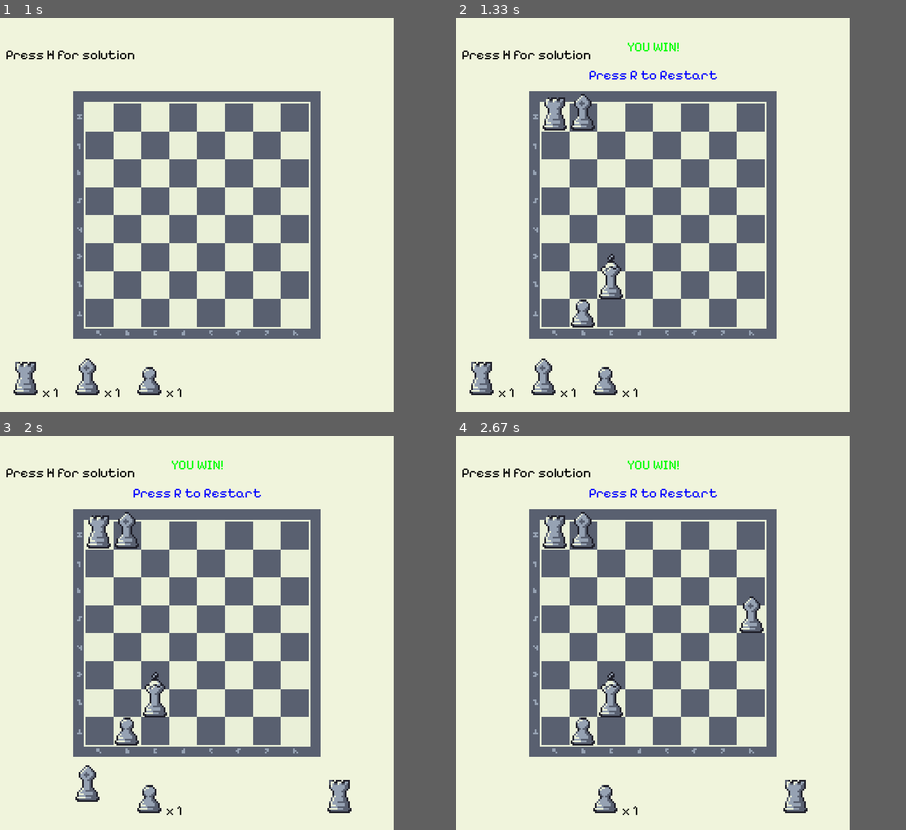
Above: before the commit, frames 1-4 (two rows, left to right).
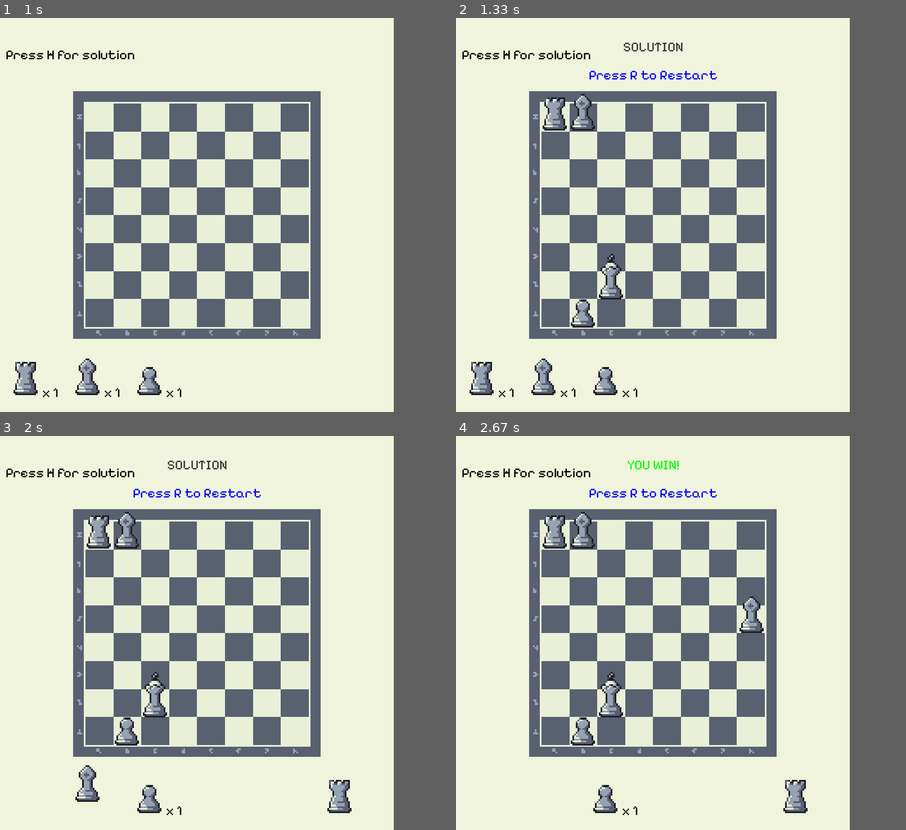
Above: after the commit, the same moments.

Repository: mihiniboteju/catch-the-king
Game: pygame game, started from Front/game_menu.py
Two runs of this game, one before a commit and one after it. Both use one fixed random seed, a clock stepped at 60 frames per second and the inputs below.
Inputs (mouse positions are in pixels of both pictures, inside the frame that each line leads up to):
- Up to frame 1 (1 s): press the mouse at (225, 309) at 0.37 s; move the mouse to (234, 270) at 0.47 s; release the mouse at (243, 226) at 0.6 s; press the mouse at (225, 309) at 0.7 s; move the mouse to (153, 274) at 0.8 s; release the mouse at (81, 234) at 0.93 s
- Up to frame 2 (1.33 s): hold H from 1 s (still down)
- Up to frame 3 (2 s): release H at 1.53 s; press the mouse at (27, 786) at 1.6 s; move the mouse to (180, 731) at 1.7 s; release the mouse at (337, 680) at 1.83 s; press the mouse at (85, 786) at 1.93 s
- Up to frame 4 (2.67 s): move the mouse to (645, 699) at 2.03 s; release the mouse at (748, 613) at 2.17 s; click (735, 514) at 2.28 s; press the mouse at (793, 786) at 2.6 s

Frame 1 is identical in both runs. In frame 2, 0.2% of the frame differs, in the area x 37-51%, y 6-9%; in frame 3, 0.2%; in frame 4, nothing differs.

Commit message:
donedone

Diff:
--- a/Back/checkmate.py
+++ b/Back/checkmate.py
@@ -1,9 +1,7 @@
 from collections import deque
 
 def checkmate(board_str):
-    # =============================
     # Parse board
-    # =============================
     board = []
     for row in board_str.strip().split("\n"):
         if " " in row:
@@ -28,16 +26,11 @@
 
     yk, xk = king_pos
 
-    # =============================
     # Pawn attack rule
-    # =============================
     def pawn_attacks(yk, xk, py, px):
-    # Pawns attack from one row BELOW the king
         return (py == yk + 1 and (px == xk - 1 or px == xk + 1))
 
-    # =============================
     # BFS layer by layer
-    # =============================
     def is_king_in_check():
         visited = set()
         queue = deque([(yk, xk, 0)])  # (y, x, distance)
--- a/Back/chessgame.py
+++ b/Back/chessgame.py
@@ -55,39 +55,6 @@
             except:
                 print("Please Enter a valid choice")
 
-# def find_solution(game_state, king_pos):
-#     offer_help = input("Do you want to see a possible solution to catch the King? (y/n): ").strip().lower()
-#     if offer_help == 'y':
-#         current_board = [row[:] for row in game_state.board]
-#         remaining = game_state.remaining_pieces.copy()
-#         solution = find_remaining_solution(current_board, remaining, king_pos)
-#         if not solution:
-#             print("No possible solution found with the remaining pieces.")
-
-
-# def solution_analysis(game_state, king_pos,game_won=False):
-#     if game_won:
-#         print("Congratulations on catching the King! You win!!!")
-#     else:
-#         print("Game Over!!! Best of luck next time!")
-#     while True:
-#         try:
-#             findcom_sol = input("\nDo you want to see the complete solution?(y/n)").strip().lower()
-#             if findcom_sol == 'y':
-#                 print("\n=== Complete Solution ===")
-#                 solution = find_complete_solution(king_pos, game_state.remaining_pieces, game_state.size)
-#                 if solution:
-#                     print(f"Total solution Move: {len(solution)}")
-#                 else:
-#                     print("No soulution found!!!")
-#             elif findcom_sol == 'n':
-#                 print("Thank You for Playing!!!")
-#             else:
-#                 print("Please Enter y or n")
-#         except:
-#             print("Please Enter a valid choice")
-#         break
-
 def chessgame():
     print("==== Let's Play Chess Game (Catch The King If You Can!!!) ====")
 
@@ -138,13 +105,6 @@
     while any(count > 0 for count in game_state.remaining_pieces.values()):
         print(f"\nRemaining pieces: {game_state.remaining_pieces}")
 
-        # Check if player can still win before asking for piece input
-        # can_continue = check_win_possibility(game_state, king_pos)
-        # if not can_continue:
-        #     # Player chose to see that they can't win, but let them continue if they want
-        #     continue_anyway = input("\nDo you want to continue playing anyway? (y/n): ").strip().lower()
-        #     if continue_anyway != 'y':
-        #         break
         while True:
             piece = input("Choose a piece to place (Q/R/B/P): ").upper().strip()
             if piece in game_state.remaining_pieces:
@@ -171,7 +131,6 @@
                     print("You Win!!!")
                     game_state.board[row][col] = piece
                     display_board(game_state.board, hide_king=False, king_pos=king_pos)
-                    #solution_analysis(game_state, king_pos, game_won=True)
                     return
 
                 if (row, col) in game_state.used_positions:
@@ -207,7 +166,6 @@
         print(f"The King was hiding at position ({king_row}, {king_col})")
         print("You Lose! Best of luck next time!")
         display_board(game_state.board, hide_king=False, king_pos=king_pos)
-        #solution_analysis(game_state, king_pos, game_won=False)
 
 if __name__ == "__main__":
     chessgame()
--- a/Front/game_main.py
+++ b/Front/game_main.py
@@ -1,3 +1,4 @@
+from math import trunc
 import pygame
 import sys
 import os
@@ -246,6 +247,7 @@
 
         # Game state variables
         self.game_won = False
+        self.solution = False
         self.game_over = False
         self.show_king = False
 
@@ -347,7 +349,7 @@
 
             # End the game
             self.game_over = True
-            self.game_won = True
+            self.solution = True
 
             return True
         else:
@@ -377,6 +379,7 @@
 
         # Reset game state variables
         self.game_won = False
+        self.solution = False
         self.game_over = False
         self.show_king = False
 
@@ -398,7 +401,7 @@
                 self.game.running = False
             elif event.key == pygame.K_h and not self.game_over:
                 # Show AI hint
-                play_sfx(BUTTON_CLICK_SFX)  # Play button click sound
+                play_sfx(LOSE_SFX)  # Play button click sound
                 self.show_solution()
             elif event.key == pygame.K_a and not self.game_over:
                 # Check if still possible to win
@@ -466,6 +469,8 @@
         if self.game_over:
             if self.game_won:
                 text = self.font.render("YOU WIN!", True, (0, 255, 0))
+            elif self.solution:
+                text = self.font.render("SOLUTION", True, (50, 50, 50))
             else:
                 text = self.font.render("GAME OVER - You Lose!", True, (255, 0, 0))
 
